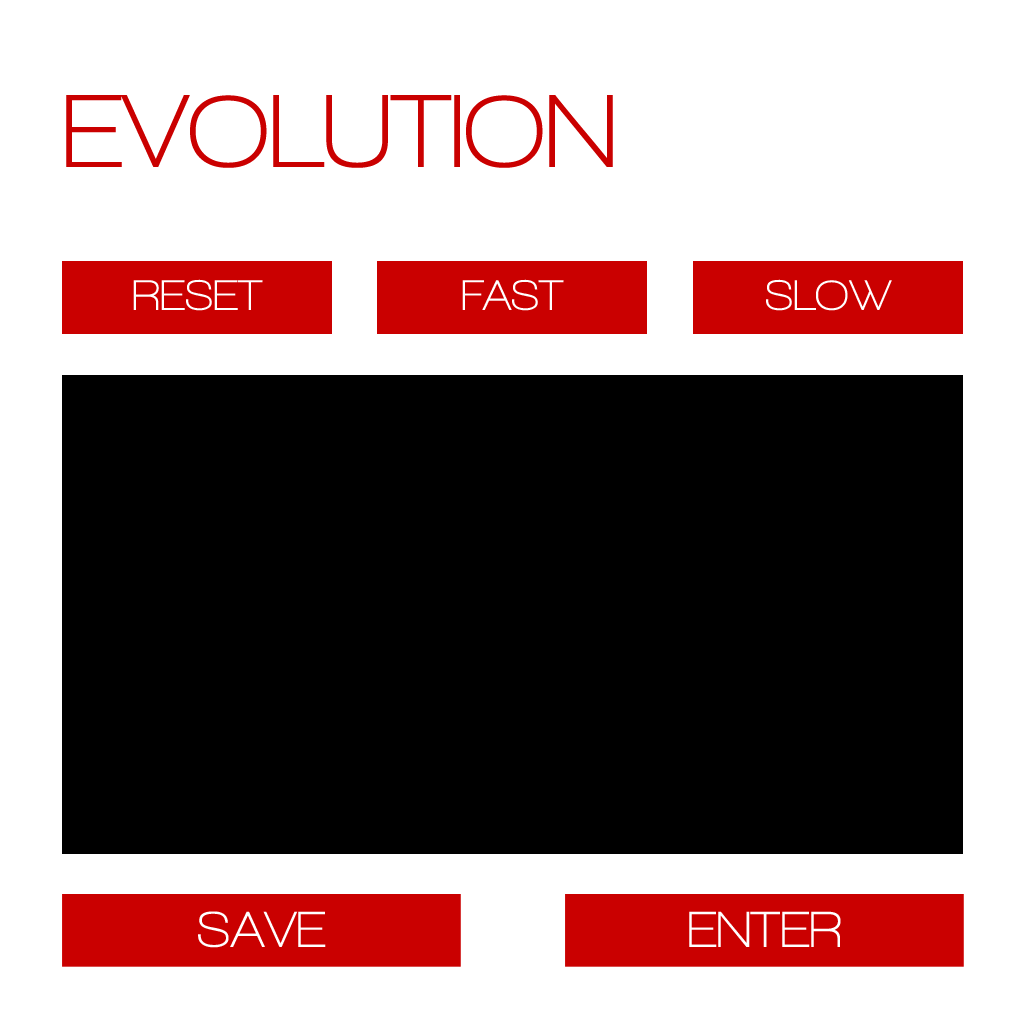
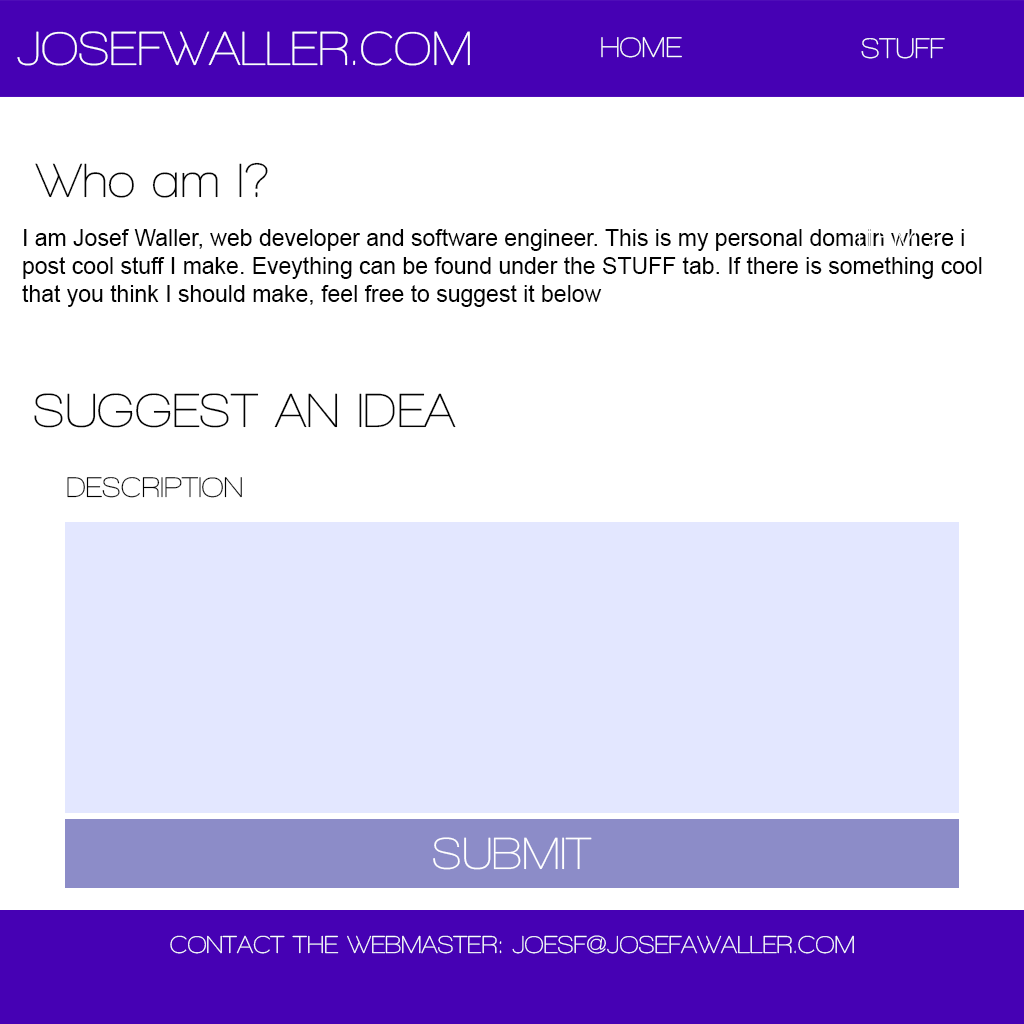
Revision of a layered 1024 × 1024 image; what changed, layer by layer:
added layer "Contact the webmaster: joesf@josefawaller.com" above "Submit" over [170, 935, 854, 954]
added layer "Submit" above "Layer 4" over [433, 837, 592, 870]
added layer "Layer 4" above "Description" over [0, 522, 1024, 1024]
added layer "Description" above "Suggest an idea" over [67, 477, 242, 498]
added layer "Suggest an idea" above "Home" over [34, 393, 456, 428]
added layer "Home" above "Stuff" over [601, 37, 682, 58]
added layer "Stuff" above "Item 3" over [861, 38, 945, 59]
added layer "Item 3" above "Item 2" over [854, 328, 940, 334]
added layer "Item 2" above "Item 1" over [858, 229, 944, 246]
added layer "I am Josef Waller, web developer and software engineer. This is" above "Who am I?" over [22, 229, 982, 307]
added layer "Who am I?" above "Josefwaller.com" over [35, 162, 268, 198]
added layer "Josefwaller.com" above "Banner" over [17, 31, 470, 66]
added layer "Banner" above "Evolution" over [0, 0, 1024, 97]
moved "EVOLUTION" into group "Evolution" over [66, 95, 613, 168]
moved "Slow Button" into group "Evolution" over [693, 261, 963, 334]
moved "Fast Button" into group "Evolution" over [377, 261, 647, 334]
moved "Reset Button" into group "Evolution" over [62, 261, 332, 334]
moved "Enter Button" into group "Evolution" over [565, 894, 964, 967]
moved "Save Button" into group "Evolution" over [62, 894, 461, 967]
moved "Canvas" into group "Evolution" over [62, 375, 963, 854]
